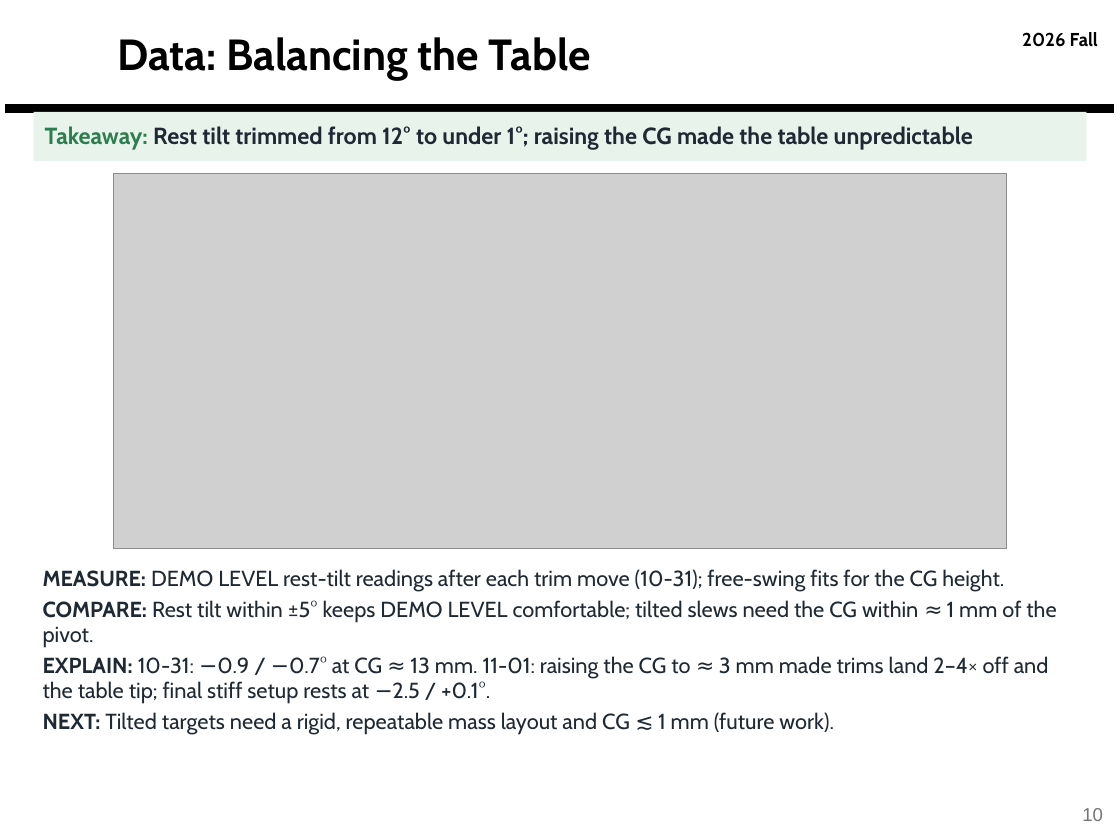
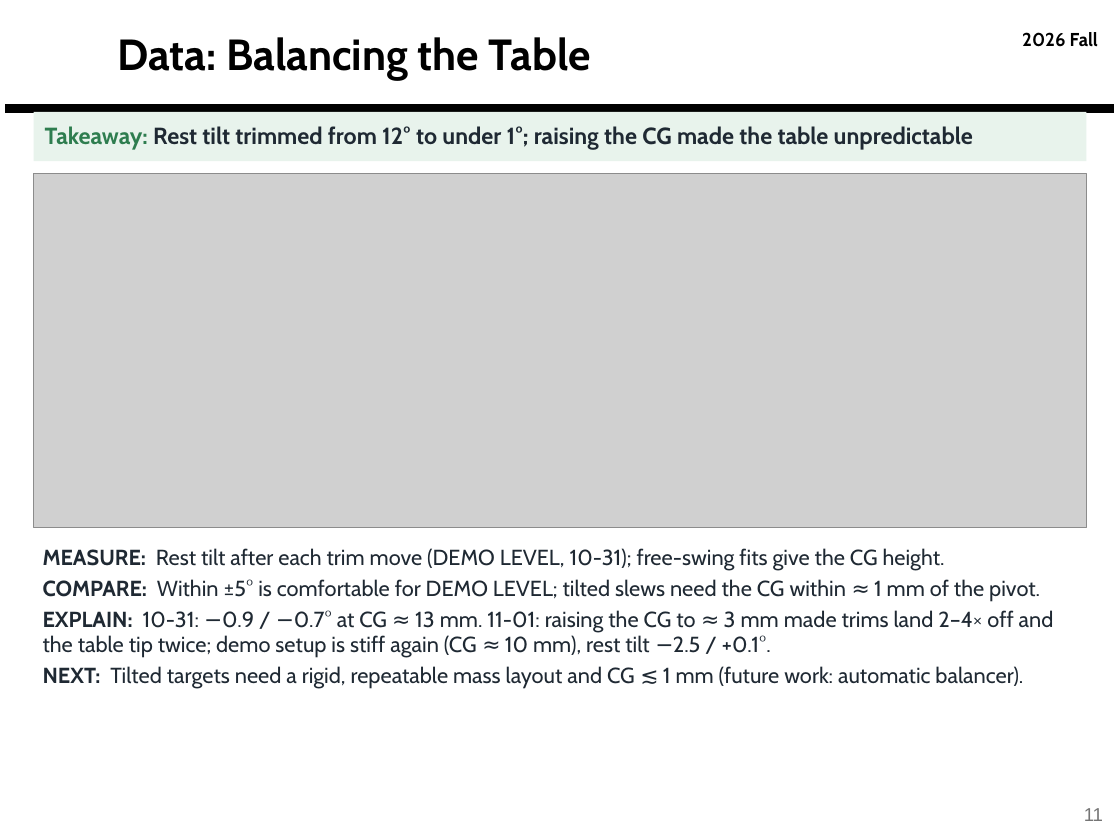
Before and after one commit to derek-weissinger-usafa/Astro-331-Lab-8, a slide deck: slide 11 of Reports/Astro 331 Lab 8_2_3 Body Final Pres.pptx (slide 10 before the commit). Drawn at 1120x840 pixels with LibreOffice and Linux fonts; fonts in the diff are those of the drawing; grey boxes stand for pictures; background and template pictures are left out. Boxes give left, top, right and bottom in pixels: in the first picture for what was removed or moved away, otherwise in the second. Text is boxed around its words. In the diff, an @@ line names an element or a change of style, - is before the commit and + after.

```diff
--- a/Reports/Astro 331 Lab 8_2_3 Body Final Pres.pptx
+++ b/Reports/Astro 331 Lab 8_2_3 Body Final Pres.pptx
@@ picture: place and size @@
-picture at (113, 174, 1007, 549)
+picture at (34, 174, 1086, 528)
@@ text at (43, 548, 1054, 688): text changed @@
-MEASURE: DEMO LEVEL rest-tilt readings after each trim move (10-31); free-swing fits for the CG height.
-COMPARE: Rest tilt within ±5° keeps DEMO LEVEL comfortable; tilted slews need the CG within ≈ 1 mm of the pivot.
-EXPLAIN: 10-31: −0.9 / −0.7° at CG ≈ 13 mm. 11-01: raising the CG to ≈ 3 mm made trims land 2–4× off and the table tip; final stiff setup rests at −2.5 / +0.1°.
-NEXT: Tilted targets need a rigid, repeatable mass layout and CG ≲ 1 mm (future work).
+MEASURE: Rest tilt after each trim move (DEMO LEVEL, 10-31); free-swing fits give the CG height.
+COMPARE: Within ±5° is comfortable for DEMO LEVEL; tilted slews need the CG within ≈ 1 mm of the pivot.
+EXPLAIN: 10-31: −0.9 / −0.7° at CG ≈ 13 mm. 11-01: raising the CG to ≈ 3 mm made trims land 2–4× off and the table tip twice; demo setup is stiff again (CG ≈ 10 mm), rest tilt −2.5 / +0.1°.
+NEXT: Tilted targets need a rigid, repeatable mass layout and CG ≲ 1 mm (future work: automatic balancer).
@@ page number at (1084, 808, 1103, 821): text changed @@
-10
+11
```
Also in this commit, not shown: 11 other slides changed, 14 other files.
